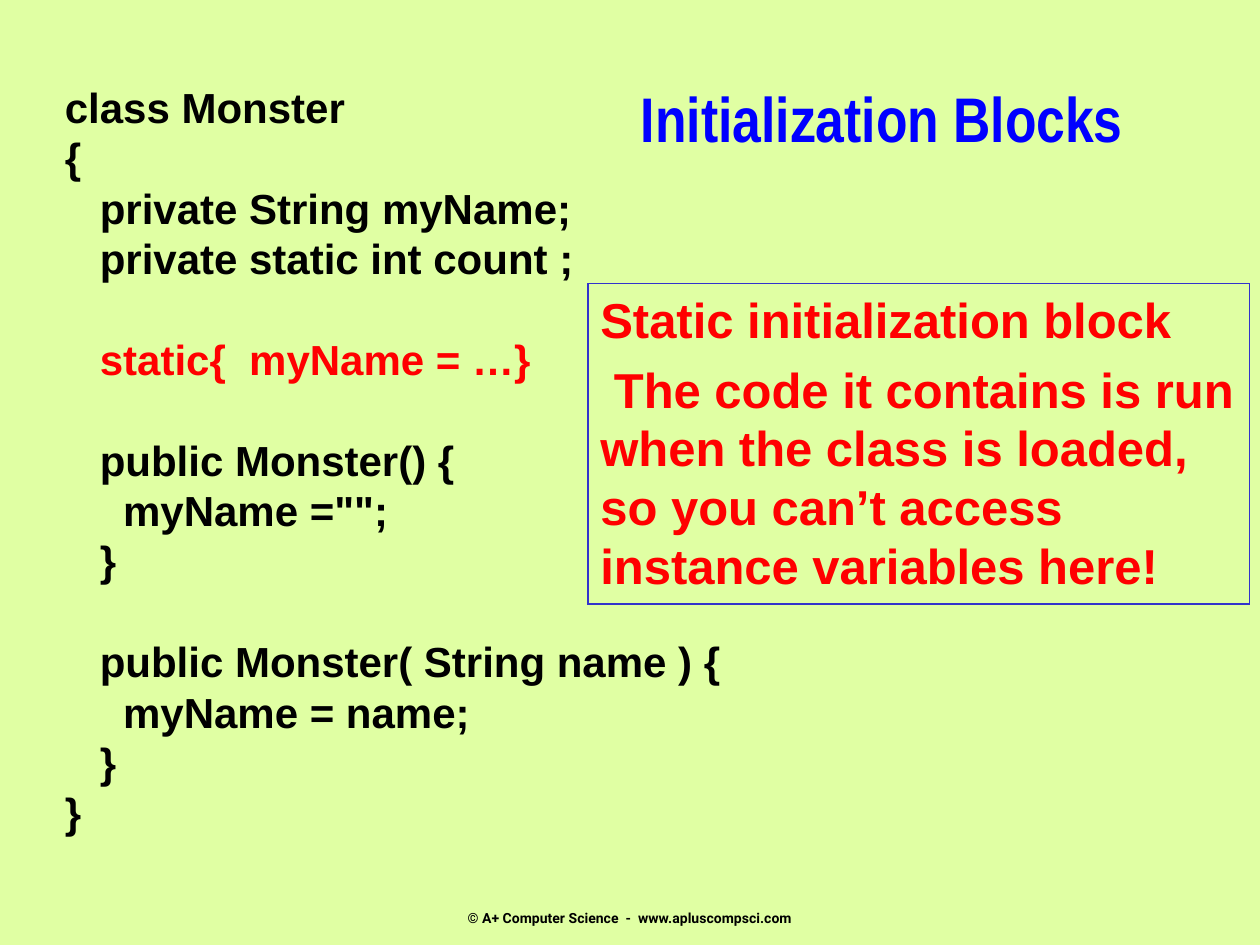
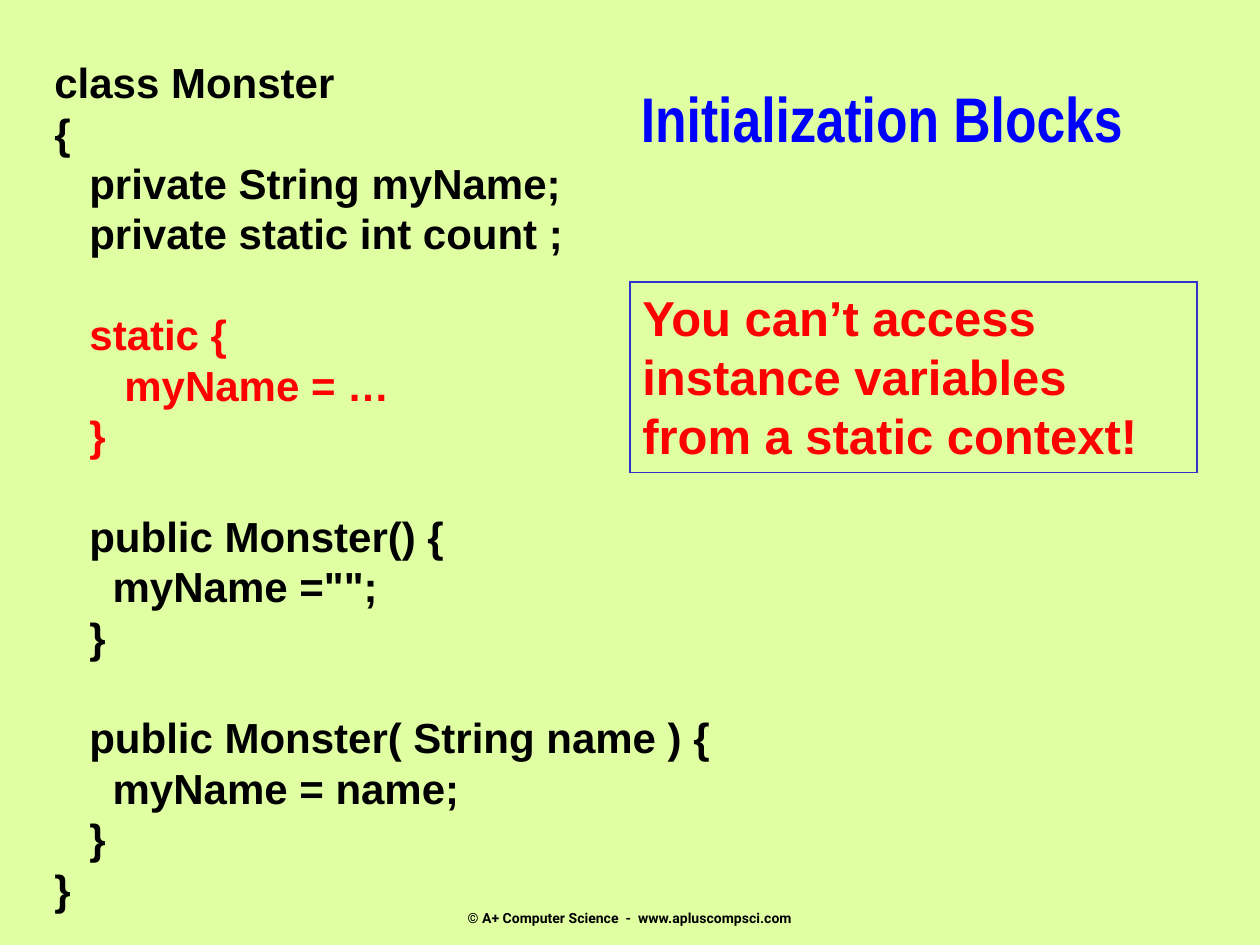
Before and after one commit to Cy-FairCS/cs3, a slide deck: slide 7 of u04b_abstractClasses/notes/_abstract_classes - Day 2.pptx. Drawn at 1260x945 pixels with LibreOffice and Linux fonts; fonts in the diff are those of the drawing. Boxes give left, top, right and bottom in pixels: in the first picture for what was removed or moved away, otherwise in the second. Text is boxed around its words. In the diff, an @@ line names an element or a change of style, - is before the commit and + after.

```diff
--- a/u04b_abstractClasses/notes/_abstract_classes - Day 2.pptx
+++ b/u04b_abstractClasses/notes/_abstract_classes - Day 2.pptx
@@ text "class Monster": place and size @@
-text "class Monster" at (65, 92, 667, 736)
+text "class Monster" at (54, 67, 656, 812)
@@ rectangle "You can’t access instance variables ...": place and size @@
-rectangle "You can’t access instance variables ..." at (588, 284, 1250, 604)
+rectangle "You can’t access instance variables ..." at (630, 282, 1197, 472)
@@ text at (89, 319, 299, 409): text changed @@
-static{ myName = …}
+static {
+myName = …
+}
@@ text in rectangle at (642, 302, 1137, 455): text changed @@
-Static initialization block
-The code it contains is run when the class is loaded, so you can’t access instance variables here!
+You can’t access instance variables from a static context!
```
Also in this commit, not shown: 8 other slides changed, 1 slide removed.
